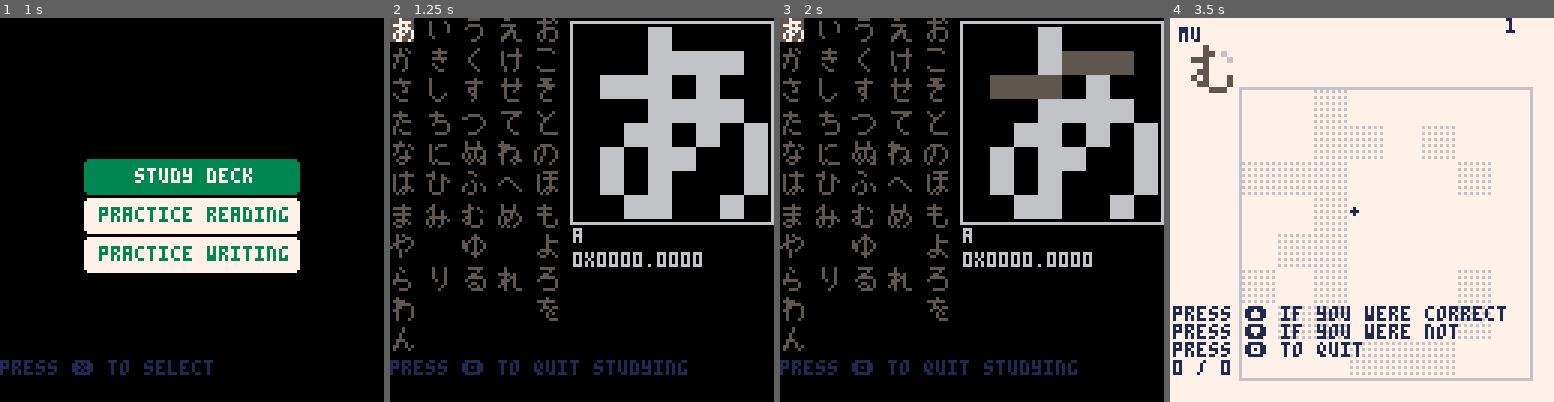
Above: before the commit, frames 1-4 (left to right).
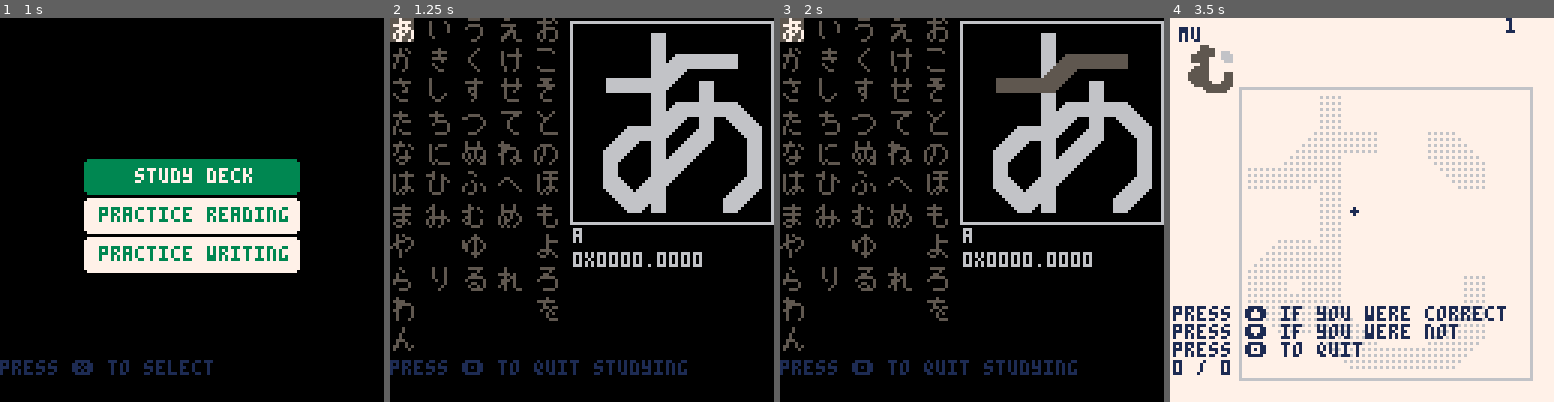
Above: after the commit, the same moments.

Repository: SestrenExsis/KanaPractice
Game: PICO-8 cartridge hiragana.p8
The game is run twice, just before and just after one commit, with the same random seed, the same clock (stepped at 60 frames per second) and the same inputs.
Inputs (mouse positions are in pixels of both pictures, inside the frame that each line leads up to):
- Up to frame 1 (1 s): tap X (X key) at 0.33 s; click (280, 121) at 0.67 s; tap O (Z key) at 0.7 s
- Up to frame 2 (1.25 s): tap X (X key) at 1.07 s; click (436, 267) at 1.22 s
- Up to frame 3 (2 s): hold Right from 1.6 s (still down); tap O (Z key) at 1.7 s; click (887, 114) at 1.77 s; tap X (X key) at 1.85 s
- Up to frame 4 (3.5 s): release Right at 2.1 s; tap O (Z key) every 0.4 s from 2.1 to 3.3 s; hold Up 2.15-2.42 s; click (1342, 259) at 2.32 s; hold Right 2.47-3.03 s; click (1404, 106) at 2.87 s; tap X (X key) at 2.97 s; hold Left from 3.08 s (still down); click (1465, 256) at 3.42 s

Frame 1 is identical in both runs. In frame 2, 4.1% of the frame differs, in the area x 54-99%, y 2-53%; in frame 3, 4.3%; in frame 4, 2.1%.

Commit message:
Try out smoother kana drawing

Diff:
--- a/hiragana.p8
+++ b/hiragana.p8
@@ -1,5 +1,5 @@
 pico-8 cartridge // http://www.pico-8.com
-version 27
+version 29
 __lua__
 -- hiragana
 -- by sestrenexsis
@@ -226,21 +226,23 @@
 		lpos=lastpos,
 		r=0,
 		on=false,
-		new=false
+		lon=false,
+		press=function(self)
+			local res=self.on and not self.lon
+			return res
+		end
 	}
-	-- r   : brush radius
-	-- on  : using brush
-	-- new : new use of brush
+	-- r     : brush radius
+	-- on    : using brush
+	-- lon   : last using brush
+	-- press : brush was just pressed
 	return res
 end
 
 function brushphysics(
 	b,   -- brush : brush
 	drag -- should move be slowed
-) -- return type: nil
-	if b.new and b.on then
-		b.new=false
-	end
+	) -- return type: nil
 	if b.vel.x>0 then
 		b.vel.x-=_drag
 		b.vel.x=max(0,b.vel.x)
@@ -275,12 +277,13 @@
 		b.r-=_pool
 	end
 	b.r=mid(0,b.r,_maxr)
+	b.lon=b.on
 end
 
 function inkdrop(
 	position,
 	amount
-)
+	)
 	local res={
 		pos=position,
 		amt=amount,
@@ -390,6 +393,8 @@
 	if (c==nil) c=_c_cut
 	if (i==nil) i=64
 	for pts in all(k.strokes) do
+		local pt0=nil
+		local pt1=nil
 		for pt in all(pts) do
 			i-=1
 			if (i<=0) break
@@ -400,8 +405,22 @@
 				local lft=x+s*pt.x
 				local btm=top+s-1
 				local rgt=lft+s-1
-				rectfill(lft,top,rgt,btm,c)
+				pt1=point(lft,top)
+				if _smooth==nil or not _smooth then
+					rectfill(lft,top,rgt,btm,c)
+				end
+				if pt0~=nil and _smooth ~=nil and _smooth then
+					local ps=betweens(pt0,pt1)
+					for p in all(ps) do
+						top=p.y+1
+						lft=p.x+1
+						btm=top+s-4
+						rgt=lft+s-4
+						rectfill(lft,top,rgt,btm,c)
+					end
+				end
 			end
+			pt0=pt1
 		end
 		i-=5
 		if (i<=0) break
@@ -582,6 +601,7 @@
 	_cursor=point(0,0)
 	_cols=5
 	_rows=11
+	_smooth=true
 end
 
 function updatestudy()
@@ -592,6 +612,7 @@
 	_cursor.x=_cursor.x%_cols
 	_cursor.y=_cursor.y%_rows
 	if (btnp(🅾️)) initmenu()
+	if (btnp(❎)) _smooth=not _smooth
 end
 
 function drawstudy()
@@ -768,23 +789,21 @@
 	end
 	if _mous then
 		poke(0x5f2d,1)
-		_brush.new=_brush.on
 		_brush.on=btn(❎) or stat(34)==1
 		_brush.pos.x=stat(32)
 		_brush.pos.y=stat(33)
 		_brush.vel.x=_brush.pos.x-_brush.lpos.x
 		_brush.vel.y=_brush.pos.y-_brush.lpos.y
 	else
-		_brush.new=_brush.on
 		_brush.on=btn(❎)
 		if (btn(⬆️)) _brush.vel.y-=_accl
 		if (btn(⬇️)) _brush.vel.y+=_accl
 		if (btn(⬅️)) _brush.vel.x-=_accl
 		if (btn(➡️)) _brush.vel.x+=_accl
 	end
+	if (_brush:press()) add(_inks,{})
 	local drag=not _mous
 	brushphysics(_brush,drag)
-	if (_brush.new) add(_inks,{})
 	local pts=betweens(
 		_brush.lpos,
 		_brush.pos
